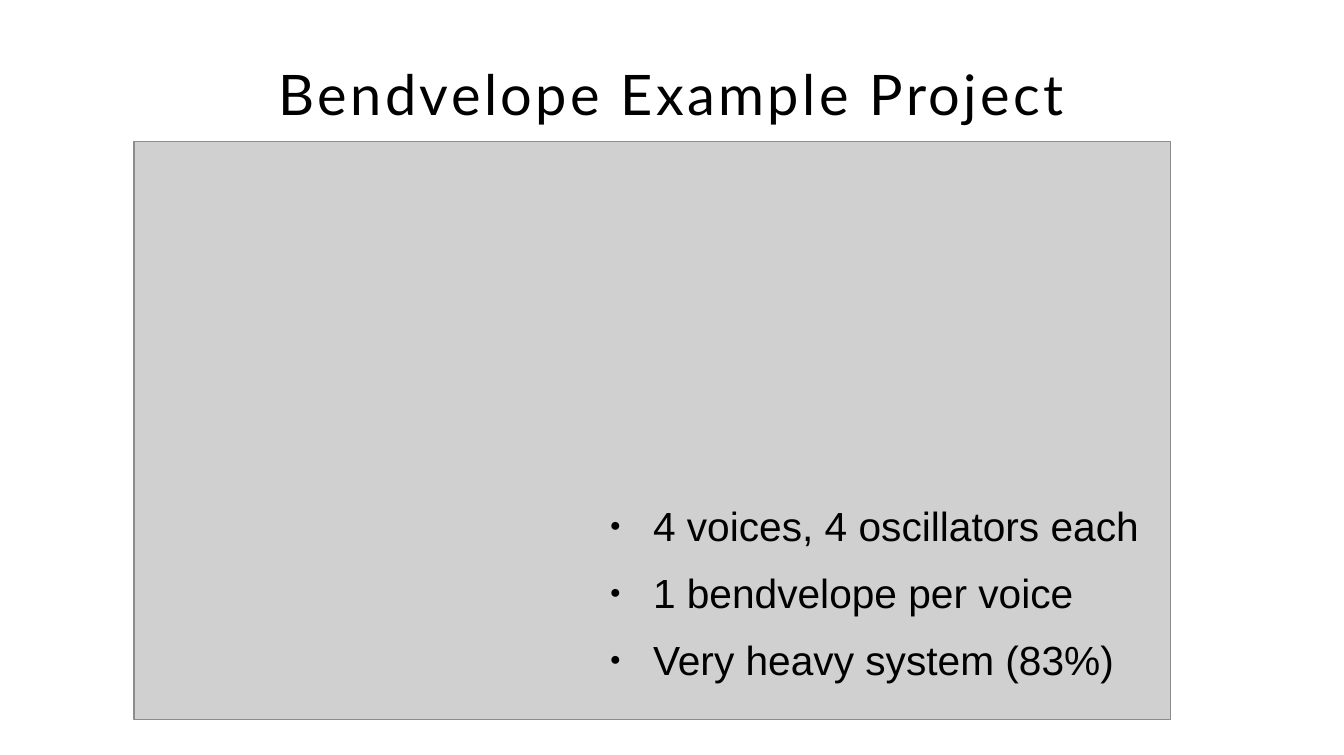
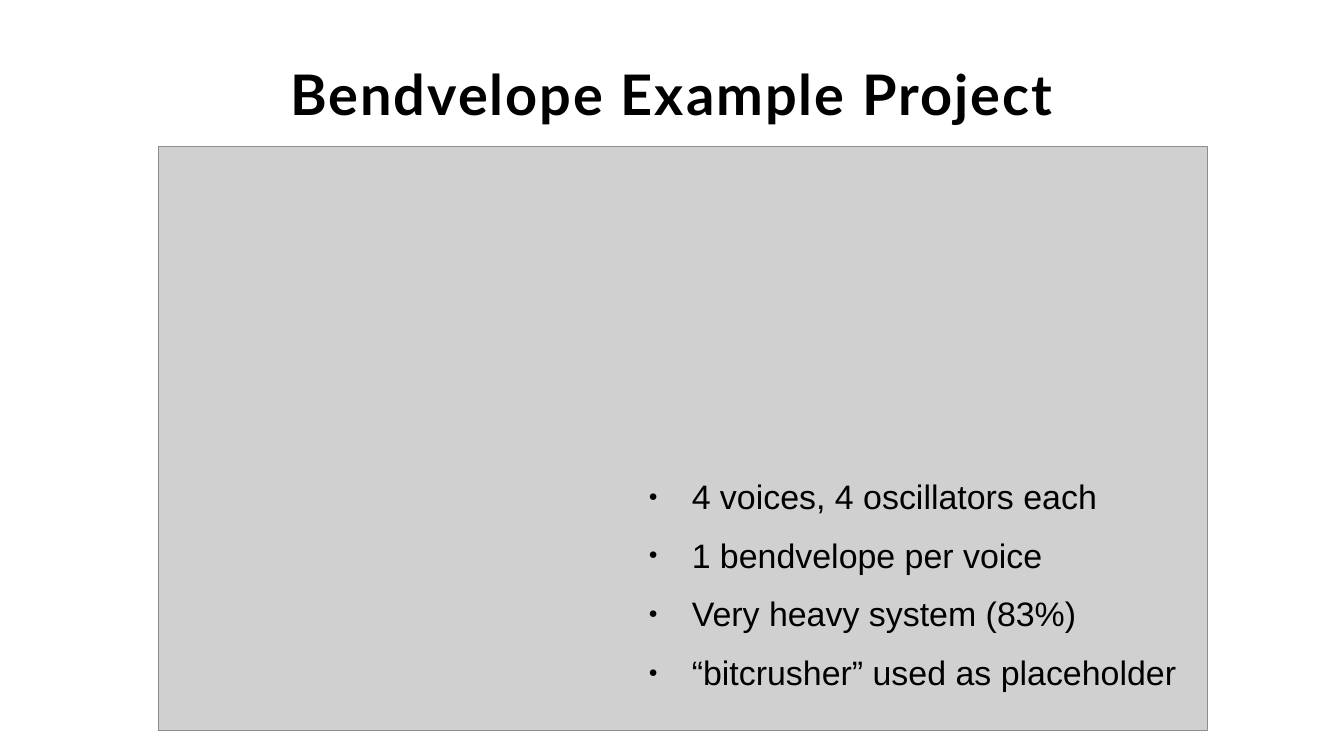
Before and after one commit to Jacquot-SFE/Teensy-synth-platform, a slide deck: slide 17 of presentation/slides/teensy-synthesis.odp (slide 13 before the commit). Drawn at 1344x755 pixels with LibreOffice and Linux fonts; fonts in the diff are those of the drawing; grey boxes stand for pictures; background and template pictures are left out. Boxes give left, top, right and bottom in pixels: in the first picture for what was removed or moved away, otherwise in the second. Text is boxed around its words. In the diff, an @@ line names an element or a change of style, - is before the commit and + after.

```diff
--- a/presentation/slides/teensy-synthesis.odp
+++ b/presentation/slides/teensy-synthesis.odp
@@ title "Bendvelope Example Project" at bbox=[290, 73, 1052, 125]: letter spacing 2 to 1.2 pt, bold on @@
@@ picture: place and size @@
-picture at bbox=[134, 141, 1171, 720]
+picture at bbox=[159, 146, 1207, 731]
@@ text "4 voices, 4 oscillators each": place and size @@
-text "4 voices, 4 oscillators each" at bbox=[653, 511, 1139, 683]
+text "4 voices, 4 oscillators each" at bbox=[692, 484, 1176, 692]
@@ text at bbox=[692, 484, 1097, 633]: size 24 to 20 pt in "4 voices, 4 oscillators each", "1 bendvelope per voice", "Very heavy system (83%)" @@
@@ text at bbox=[692, 660, 1176, 692]: paragraph added @@
+● “bitcrusher” used as placeholder
```
Also in this commit, not shown: 27 other slides changed, 6 slides added.
